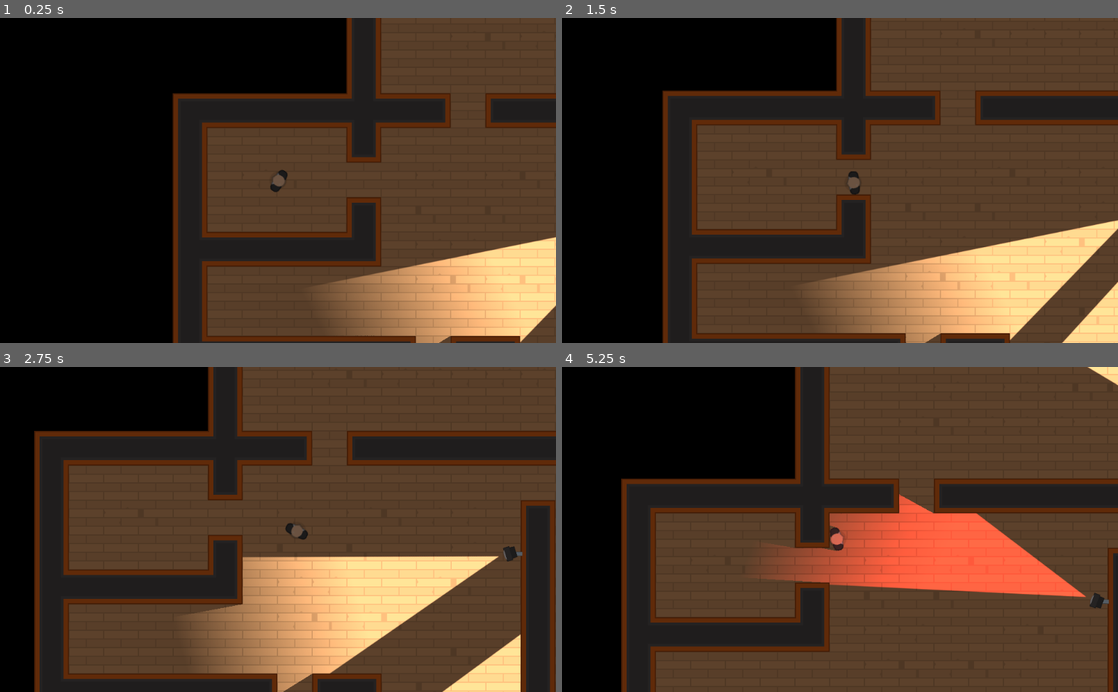
Above: before the commit, frames 1-4 (two rows, left to right).
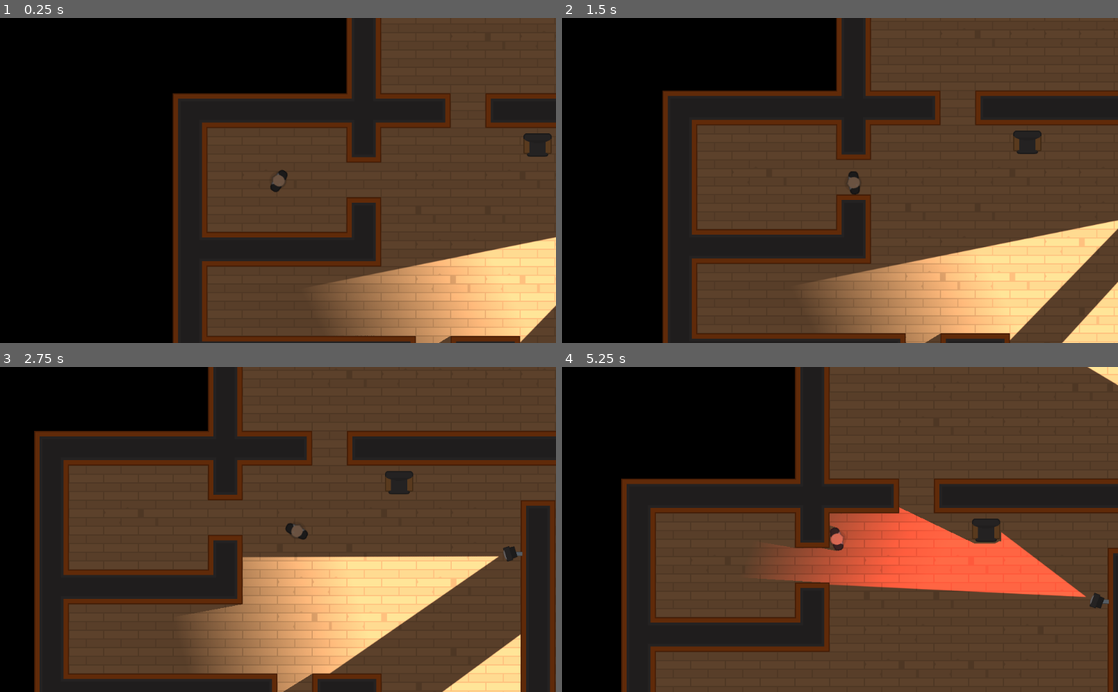
Above: after the commit, the same moments.

Repository: kleimaj/top-down-sneaky
Game: Godot game, scene res://Levels/Level1.tscn
Two runs of this game, one before a commit and one after it. Both use one fixed random seed, a clock stepped at 60 frames per second and the inputs below.
Inputs (mouse positions are in pixels of both pictures, inside the frame that each line leads up to):
- Up to frame 1 (0.25 s): no input
- Up to frame 2 (1.5 s): tap Enter at 0.5 s; move the mouse to (962, 164) at 0.52 s; hold D (move_right) 0.53-1.28 s; tap Space (fire) at 0.6, 1.35 s; move the mouse to (728, 196) at 1.27 s; hold S (move_down) from 1.28 s (still down)
- Up to frame 3 (2.75 s): move the mouse to (333, 458) at 2.02 s; release S (move_down) at 2.03 s; hold D (move_right) from 2.03 s (still down); tap Space (fire) at 2.1 s
- Up to frame 4 (5.25 s): move the mouse to (812, 594) at 2.77 s; release D (move_right) at 2.78 s; hold W (move_up) 2.78-3.53 s; tap Space (fire) every 0.75 s from 2.85 to 5.1 s; move the mouse to (1006, 578) at 3.52 s; hold A (move_left) 3.53-5.03 s; move the mouse to (673, 480) at 4.27 s; move the mouse to (867, 529) at 5.02 s; hold S (move_down) from 5.03 s (still down)

The runs differ from the first frame. In frame 1, 0.3% of the frame differs, in the area x 94-100%, y 35-43%; in frame 2, 0.3%; in frame 3, 0.3%; in frame 4, 1.1%, in the area x 60-79%, y 39-55%.
Error in both runs: Invalid get index '0' (on base: 'PoolVector2Array'). (res://Characters/NPCs/Guard.gd:22)

Commit message:
adds furniture texture regions

Diff:
--- a/Levels/Level1.tscn
+++ b/Levels/Level1.tscn
@@ -42,6 +42,9 @@
 [node name="Destination10" type="Position2D" parent="Navigation2D/Destinations" index="10"]
 position = Vector2( 1241.4, 491.221 )
 
+[node name="Furniture" parent="Navigation2D" index="2"]
+tile_data = PoolIntArray( -720879, 1073741831, 0, -655337, 1073741829, 0, -589802, 1073741828, 0, -589801, 1073741826, 0, -589800, 1073741827, 0, -393199, -2147483642, 0, -131064, 1073741829, 0, -131057, -2147483641, 0, -65512, 1073741831, 0, 65558, -2147483641, 0, 196632, -536870906, 0, 393215, -2147483644, 0, 327682, -2147483644, 0, 458751, -2147483646, 0, 393216, -2147483643, 0, 393218, -2147483646, 0, 393219, -2147483643, 0, 393238, 536870915, 0, 393239, 536870914, 0, 393240, 536870916, 0, 524287, -2147483645, 0, 458754, -2147483645, 0, 458767, -2147483641, 0, 458775, 536870917, 0, 589823, -2147483641, 0, 524294, -2147483641, 0 )
+
 [node name="Camera" parent="Cameras" index="0" instance=ExtResource( 2 )]
 position = Vector2( 519.709, 352.398 )
 
--- a/Levels/TemplateLevel.tscn
+++ b/Levels/TemplateLevel.tscn
@@ -1,7 +1,234 @@
-[gd_scene load_steps=3 format=2]
+[gd_scene load_steps=21 format=2]
 
 [ext_resource path="res://Tiles/Tiles.tres" type="TileSet" id=1]
 [ext_resource path="res://Characters/Player.tscn" type="PackedScene" id=2]
+[ext_resource path="res://GFX/Tilesheet/tilesheet_complete.png" type="Texture" id=3]
+
+[sub_resource type="OccluderPolygon2D" id=8]
+polygon = PoolVector2Array( 0, 0, 64, 0, 64, 64, 0, 64 )
+
+[sub_resource type="ConvexPolygonShape2D" id=1]
+points = PoolVector2Array( 0, 0, 0, 0, 64, 0, 64, 64, 0, 64 )
+
+[sub_resource type="OccluderPolygon2D" id=9]
+polygon = PoolVector2Array( 0, 0, 64, 0, 64, 64, 0, 64 )
+
+[sub_resource type="ConvexPolygonShape2D" id=3]
+points = PoolVector2Array( 0, 0, 64, 0, 64, 64, 0, 64 )
+
+[sub_resource type="OccluderPolygon2D" id=10]
+polygon = PoolVector2Array( 0, 0, 64, 0, 64, 64, 0, 64 )
+
+[sub_resource type="ConvexPolygonShape2D" id=4]
+points = PoolVector2Array( 0, 0, 64, 0, 64, 64, 0, 64 )
+
+[sub_resource type="OccluderPolygon2D" id=6]
+polygon = PoolVector2Array( 8, 16, 8, 16, 12, 16, 16, 12, 48, 12, 52, 16, 56, 16, 60, 16, 60, 52, 56, 56, 8, 56, 4, 48, 4, 16 )
+
+[sub_resource type="ConvexPolygonShape2D" id=7]
+points = PoolVector2Array( 8, 16, 8, 16, 16, 8, 48, 8, 56, 16, 56, 56, 8, 56 )
+
+[sub_resource type="OccluderPolygon2D" id=11]
+polygon = PoolVector2Array( 4, 52, 4, 52, 4, 12, 8, 12, 12, 8, 48, 8, 56, 12, 60, 12, 60, 52, 56, 56, 8, 56 )
+
+[sub_resource type="ConvexPolygonShape2D" id=12]
+points = PoolVector2Array( 4, 52, 4, 52, 4, 16, 12, 16, 16, 12, 48, 12, 52, 16, 60, 16, 60, 52, 56, 56, 8, 56 )
+
+[sub_resource type="OccluderPolygon2D" id=14]
+polygon = PoolVector2Array( 24, 8, 24, 8, 104, 8, 104, 56, 24, 56 )
+
+[sub_resource type="ConvexPolygonShape2D" id=13]
+points = PoolVector2Array( 24, 8, 24, 8, 104, 8, 104, 56, 24, 56 )
+
+[sub_resource type="OccluderPolygon2D" id=16]
+polygon = PoolVector2Array( 10, 26, 10, 24, 20, 20, 24, 20, 30, 16, 38, 16, 42, 14, 52, 12, 54, 12, 56, 14, 56, 16, 56, 22, 54, 26, 50, 32, 50, 36, 50, 40, 50, 46, 50, 50, 48, 52, 44, 52, 38, 50, 34, 48, 30, 46, 26, 44, 22, 40, 20, 38, 14, 34 )
+
+[sub_resource type="ConvexPolygonShape2D" id=15]
+points = PoolVector2Array( 10, 26, 12, 24, 16, 20, 24, 20, 30, 16, 38, 16, 40, 14, 46, 12, 54, 14, 54, 24, 50, 32, 50, 36, 50, 38, 50, 46, 48, 52, 40, 50, 34, 46, 30, 46, 24, 42, 22, 38, 16, 34, 12, 30 )
+
+[sub_resource type="OccluderPolygon2D" id=17]
+polygon = PoolVector2Array( 0, 0, 64, 0, 64, 64, 0, 64 )
+
+[sub_resource type="ConvexPolygonShape2D" id=18]
+points = PoolVector2Array( 0, 0, 64, 0, 64, 64, 0, 64 )
+
+[sub_resource type="TileSet" id=5]
+0/name = "tilesheet_complete.png 0"
+0/texture = ExtResource( 3 )
+0/tex_offset = Vector2( 0, 0 )
+0/modulate = Color( 1, 1, 1, 1 )
+0/region = Rect2( 1472, 1088, 64, 64 )
+0/tile_mode = 0
+0/occluder_offset = Vector2( 0, 0 )
+0/occluder = SubResource( 8 )
+0/navigation_offset = Vector2( 0, 0 )
+0/shape_offset = Vector2( 0, 0 )
+0/shape_transform = Transform2D( 1, 0, 0, 1, 0, 0 )
+0/shape = SubResource( 1 )
+0/shape_one_way = false
+0/shape_one_way_margin = 1.0
+0/shapes = [ {
+"autotile_coord": Vector2( 0, 0 ),
+"one_way": false,
+"one_way_margin": 1.0,
+"shape": SubResource( 1 ),
+"shape_transform": Transform2D( 1, 0, 0, 1, 0, 0 )
+} ]
+0/z_index = 0
+2/name = "tilesheet_complete.png 2"
+2/texture = ExtResource( 3 )
+2/tex_offset = Vector2( 0, 0 )
+2/modulate = Color( 1, 1, 1, 1 )
+2/region = Rect2( 1344, 1088, 64, 64 )
+2/tile_mode = 0
+2/occluder_offset = Vector2( 0, 0 )
+2/occluder = SubResource( 9 )
+2/navigation_offset = Vector2( 0, 0 )
+2/shape_offset = Vector2( 0, 0 )
+2/shape_transform = Transform2D( 1, 0, 0, 1, 0, 0 )
+2/shape = SubResource( 3 )
+2/shape_one_way = false
+2/shape_one_way_margin = 1.0
+2/shapes = [ {
+"autotile_coord": Vector2( 0, 0 ),
+"one_way": false,
+"one_way_margin": 1.0,
+"shape": SubResource( 3 ),
+"shape_transform": Transform2D( 1, 0, 0, 1, 0, 0 )
+} ]
+2/z_index = 0
+3/name = "tilesheet_complete.png 3"
+3/texture = ExtResource( 3 )
+3/tex_offset = Vector2( 0, 0 )
+3/modulate = Color( 1, 1, 1, 1 )
+3/region = Rect2( 1408, 1088, 64, 64 )
+3/tile_mode = 0
+3/occluder_offset = Vector2( 0, 0 )
+3/occluder = SubResource( 10 )
+3/navigation_offset = Vector2( 0, 0 )
+3/shape_offset = Vector2( 0, 0 )
+3/shape_transform = Transform2D( 1, 0, 0, 1, 0, 0 )
+3/shape = SubResource( 4 )
+3/shape_one_way = false
+3/shape_one_way_margin = 1.0
+3/shapes = [ {
+"autotile_coord": Vector2( 0, 0 ),
+"one_way": false,
+"one_way_margin": 1.0,
+"shape": SubResource( 4 ),
+"shape_transform": Transform2D( 1, 0, 0, 1, 0, 0 )
+} ]
+3/z_index = 0
+4/name = "tilesheet_complete.png 4"
+4/texture = ExtResource( 3 )
+4/tex_offset = Vector2( 0, 0 )
+4/modulate = Color( 1, 1, 1, 1 )
+4/region = Rect2( 1280, 1088, 64, 64 )
+4/tile_mode = 0
+4/occluder_offset = Vector2( 0, 0 )
+4/occluder = SubResource( 6 )
+4/navigation_offset = Vector2( 0, 0 )
+4/shape_offset = Vector2( 0, 0 )
+4/shape_transform = Transform2D( 1, 0, 0, 1, 0, 0 )
+4/shape = SubResource( 7 )
+4/shape_one_way = false
+4/shape_one_way_margin = 1.0
+4/shapes = [ {
+"autotile_coord": Vector2( 0, 0 ),
+"one_way": false,
+"one_way_margin": 1.0,
+"shape": SubResource( 7 ),
+"shape_transform": Transform2D( 1, 0, 0, 1, 0, 0 )
+} ]
+4/z_index = 0
+5/name = "tilesheet_complete.png 5"
+5/texture = ExtResource( 3 )
+5/tex_offset = Vector2( 0, 0 )
+5/modulate = Color( 1, 1, 1, 1 )
+5/region = Rect2( 1152, 1152, 64, 64 )
+5/tile_mode = 0
+5/occluder_offset = Vector2( 0, 0 )
+5/occluder = SubResource( 11 )
+5/navigation_offset = Vector2( 0, 0 )
+5/shape_offset = Vector2( 0, 0 )
+5/shape_transform = Transform2D( 1, 0, 0, 1, 0, 0 )
+5/shape = SubResource( 12 )
+5/shape_one_way = false
+5/shape_one_way_margin = 1.0
+5/shapes = [ {
+"autotile_coord": Vector2( 0, 0 ),
+"one_way": false,
+"one_way_margin": 1.0,
+"shape": SubResource( 12 ),
+"shape_transform": Transform2D( 1, 0, 0, 1, 0, 0 )
+} ]
+5/z_index = 0
+6/name = "Fish Tank"
+6/texture = ExtResource( 3 )
+6/tex_offset = Vector2( 0, 0 )
+6/modulate = Color( 1, 1, 1, 1 )
+6/region = Rect2( 1472, 320, 128, 64 )
+6/tile_mode = 0
+6/occluder_offset = Vector2( 0, 0 )
+6/occluder = SubResource( 14 )
+6/navigation_offset = Vector2( 0, 0 )
+6/shape_offset = Vector2( 0, 0 )
+6/shape_transform = Transform2D( 1, 0, 0, 1, 0, 0 )
+6/shape = SubResource( 13 )
+6/shape_one_way = false
+6/shape_one_way_margin = 1.0
+6/shapes = [ {
+"autotile_coord": Vector2( 0, 0 ),
+"one_way": false,
+"one_way_margin": 1.0,
+"shape": SubResource( 13 ),
+"shape_transform": Transform2D( 1, 0, 0, 1, 0, 0 )
+} ]
+6/z_index = 0
+7/name = "tilesheet_complete.png 7"
+7/texture = ExtResource( 3 )
+7/tex_offset = Vector2( 0, 0 )
+7/modulate = Color( 1, 1, 1, 1 )
+7/region = Rect2( 1600, 256, 64, 64 )
+7/tile_mode = 0
+7/occluder_offset = Vector2( 0, 0 )
+7/occluder = SubResource( 16 )
+7/navigation_offset = Vector2( 0, 0 )
+7/shape_offset = Vector2( 0, 0 )
+7/shape_transform = Transform2D( 1, 0, 0, 1, 0, 0 )
+7/shape = SubResource( 15 )
+7/shape_one_way = false
+7/shape_one_way_margin = 1.0
+7/shapes = [ {
+"autotile_coord": Vector2( 0, 0 ),
+"one_way": false,
+"one_way_margin": 1.0,
+"shape": SubResource( 15 ),
+"shape_transform": Transform2D( 1, 0, 0, 1, 0, 0 )
+} ]
+7/z_index = 0
+8/name = "tilesheet_complete.png 8"
+8/texture = ExtResource( 3 )
+8/tex_offset = Vector2( 0, 0 )
+8/modulate = Color( 1, 1, 1, 1 )
+8/region = Rect2( 1024, 1024, 64, 64 )
+8/tile_mode = 0
+8/occluder_offset = Vector2( 0, 0 )
+8/occluder = SubResource( 17 )
+8/navigation_offset = Vector2( 0, 0 )
+8/shape_offset = Vector2( 0, 0 )
+8/shape_transform = Transform2D( 1, 0, 0, 1, 0, 0 )
+8/shape = SubResource( 18 )
+8/shape_one_way = false
+8/shape_one_way_margin = 1.0
+8/shapes = [ {
+"autotile_coord": Vector2( 0, 0 ),
+"one_way": false,
+"one_way_margin": 1.0,
+"shape": SubResource( 18 ),
+"shape_transform": Transform2D( 1, 0, 0, 1, 0, 0 )
+} ]
+8/z_index = 0
 
 [node name="TemplateLevel" type="Node2D"]
 
@@ -16,6 +243,10 @@
 
 [node name="Destinations" type="Node" parent="Navigation2D"]
 
+[node name="Furniture" type="TileMap" parent="Navigation2D"]
+tile_set = SubResource( 5 )
+format = 1
+
 [node name="Player" parent="." instance=ExtResource( 2 )]
 position = Vector2( 66.0424, -30.684 )
 
